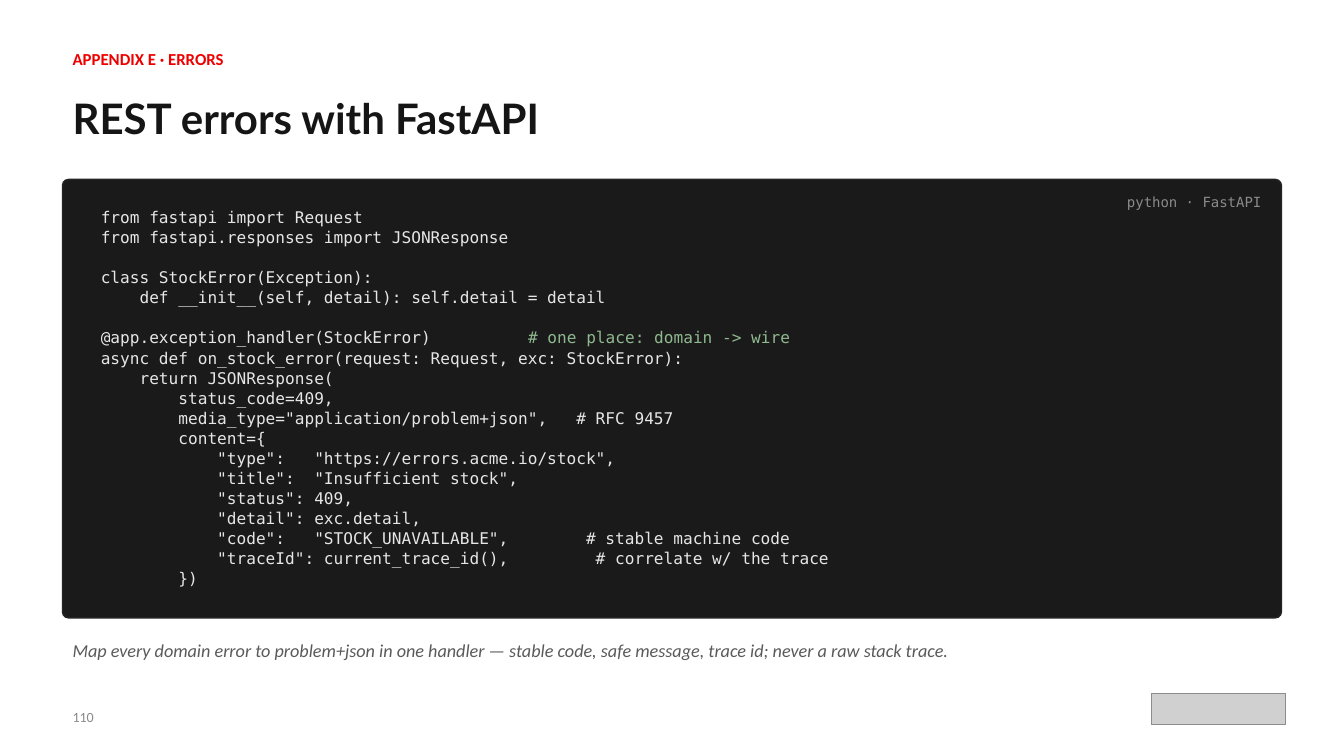
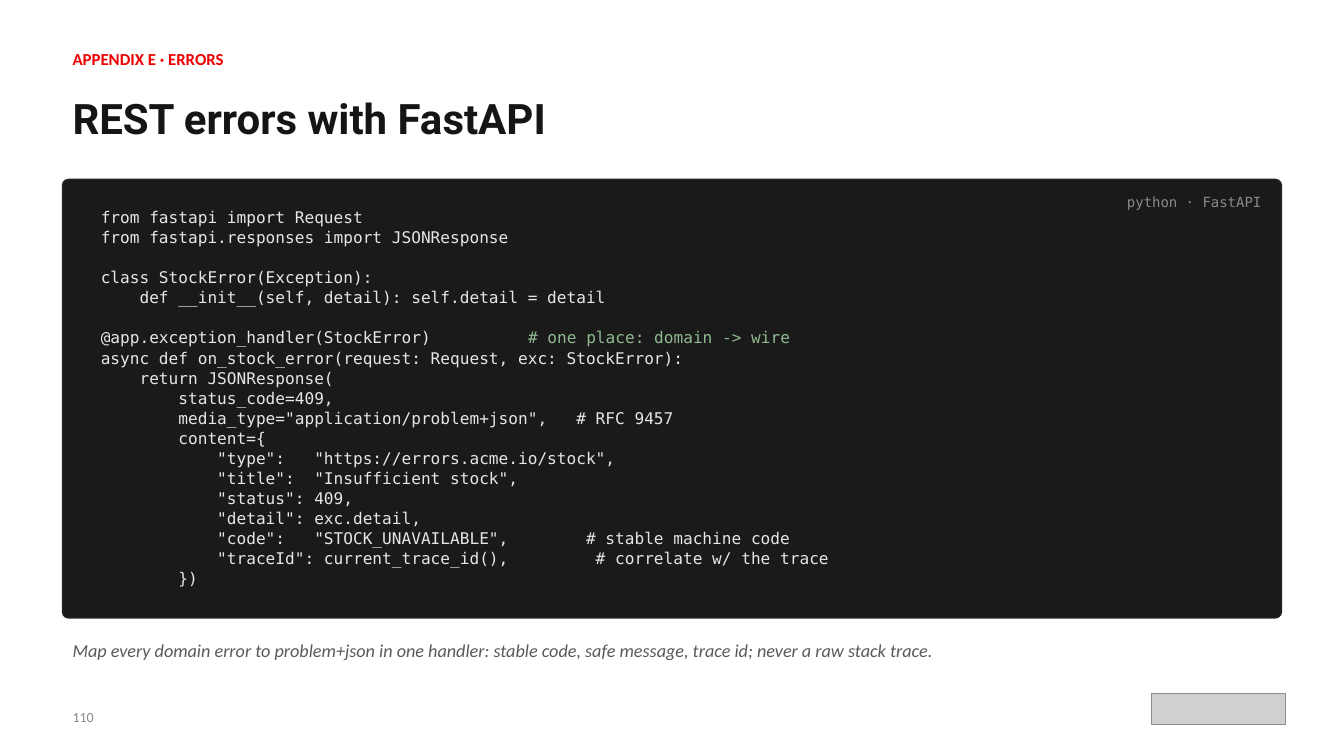
Before and after one commit to patterncatalyst/cloud-native-design-patterns, a slide deck: slide 130 of lgtm-presentation/Designing-Cloud-Native-APIs-Python.pptx. Drawn at 1344x756 pixels with LibreOffice and Linux fonts; fonts in the diff are those of the drawing; grey boxes stand for pictures. Boxes give left, top, right and bottom in pixels: in the first picture for what was removed or moved away, otherwise in the second. Text is boxed around its words. In the diff, an @@ line names an element or a change of style, - is before the commit and + after.

```diff
--- a/lgtm-presentation/Designing-Cloud-Native-APIs-Python.pptx
+++ b/lgtm-presentation/Designing-Cloud-Native-APIs-Python.pptx
@@ text "REST errors with FastAPI" at box(73, 102, 546, 135): font Lato to Roboto @@
@@ text at box(73, 644, 932, 660): text changed @@
-Map every domain error to problem+json in one handler — stable code, safe message, trace id; never a raw stack trace.
+Map every domain error to problem+json in one handler: stable code, safe message, trace id; never a raw stack trace.
```
Also in this commit, not shown: 281 other slides changed, 3 other files.
